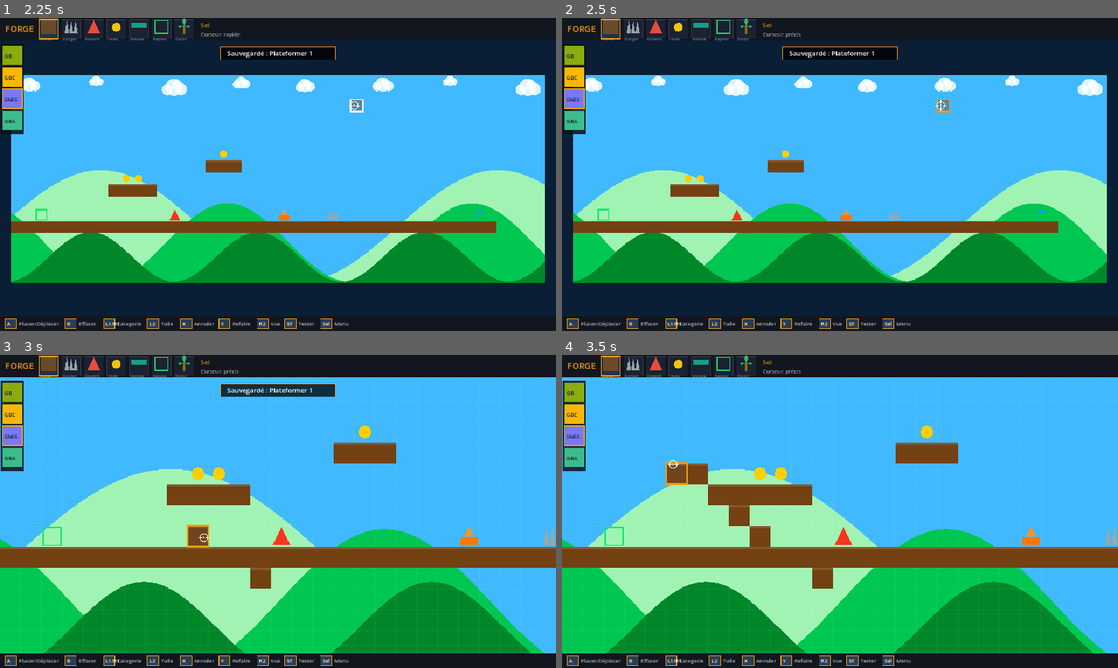
Above: before the commit, frames 1-4 (two rows, left to right).
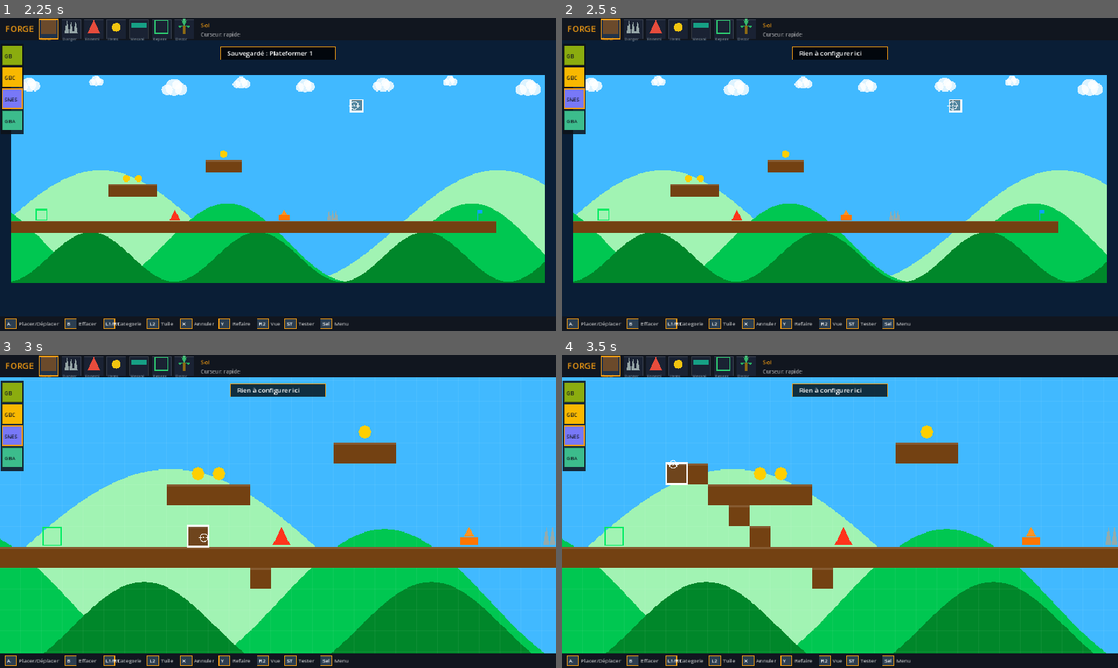
Above: after the commit, the same moments.

Repository: kilian-quittard/gaming-console-os
Game: Godot game, scene res://scenes/game/Forge.tscn
The game is run twice, just before and just after one commit, with the same random seed, the same clock (stepped at 60 frames per second) and the same inputs.
Inputs (mouse positions are in pixels of both pictures, inside the frame that each line leads up to):
- Up to frame 1 (2.25 s): tap Enter at 0.5, 2 s; move the mouse to (400, 158) at 0.52 s; hold Right 0.53-1.25 s; hold C 0.53-1.25 s; click (400, 158) at 0.67 s; tap Space at 0.77, 1.25 s; drag from (166, 190) to (250, 237) at 1.27 s; move the mouse to (333, 105) at 2.02 s; hold Right from 2.03 s (still down); hold Shift from 2.03 s (still down)
- Up to frame 2 (2.5 s): keep holding Right; keep holding Shift; tap C at 2.3 s
- Up to frame 3 (3 s): release Right at 2.75 s; release Shift at 2.75 s; drag from (250, 574) to (111, 464) at 2.77 s
- Up to frame 4 (3.5 s): no input

Frame 1 is identical in both runs. In frame 2, 0.5% of the frame differs, in the area x 39-72%, y 4-31%; in frame 3, 0.4%; in frame 4, 0.8%, in the area x 18-59%, y 4-42%.

Commit message:
feat(forge): right-side object inspector replaces menu config entry
Configurable objects (warps, keys/doors/switches/gates/plates, moving
platforms) now show a docked right-panel inspector as soon as the cursor
hovers them: tile preview + name + cell, every field with its current
value (colour swatches rendered as dots). C / L3 focuses the panel
(↑↓ field, ◄► adjust, B done). 'Configurer objet…' removed from the menu
— visual-first, menu shrinks.

Co-Authored-By: Claude Opus 4.8 <noreply@anthropic.com>

Diff:
--- a/forge/scripts/common/forge/ForgeApp.gd
+++ b/forge/scripts/common/forge/ForgeApp.gd
@@ -423,6 +423,7 @@
 	elif _press(e, [KEY_BRACKETRIGHT, KEY_E], [JOY_BUTTON_RIGHT_SHOULDER]): _cycle(1)
 	elif _press(e, [KEY_TAB], [JOY_BUTTON_START]): _start_play(false)
 	elif _press(e, [KEY_T], [JOY_BUTTON_RIGHT_STICK]): _start_play(true)
+	elif _press(e, [KEY_C], [JOY_BUTTON_LEFT_STICK]): _open_config()
 	elif _press(e, [KEY_C], [JOY_BUTTON_LEFT_STICK]): _toggle_cursor_mode()
 	elif e is InputEventKey and e.pressed and not e.echo and e.keycode >= KEY_1 and e.keycode <= KEY_7:
 		cat = mini(e.keycode - KEY_1, _cats().size() - 1); queue_redraw()
@@ -838,7 +839,6 @@
 		{"label": "Sauvegarder", "act": _save_current},
 		{"label": "Copier zone", "act": _start_selection},
 		{"label": "Coller ici", "act": _paste_clip},
-		{"label": "Configurer objet…", "act": _open_config, "modal": true},
 		{"label": "Vider niveau", "act": func() -> void:
 			_push_undo(); grid.clear(); cell_cfg.clear(); _set_toast("Niveau vidé")},
 		{"label": "Customiser le fond…", "act": bg_ed.open, "modal": true},
@@ -923,8 +923,9 @@
 	cfg_cell = cursor; cfg_idx = 0; cfg_open = true; queue_redraw()
 
 
-func _cfg_get(fld: Dictionary):
-	var d: Dictionary = cell_cfg.get(cfg_cell, {})
+func _cfg_get(fld: Dictionary, cell: Vector2i = Vector2i(-999, -999)):
+	if cell == Vector2i(-999, -999): cell = cfg_cell
+	var d: Dictionary = cell_cfg.get(cell, {})
 	return d.get(fld["key"], fld["def"])
 
 
@@ -1753,10 +1754,11 @@
 	if mode == "edit" and not menu_open and not radial_open and not bg_edit and aim.x >= 0.0:
 		_draw_reticle()
 	if room_edit: room_ed.draw(vp)
+	if mode == "edit" and not menu_open and not radial_open and not bg_edit and not room_edit:
+		_draw_inspector(vp)
 	if bg_edit: bg_ed.draw(vp)
 	if radial_open: _draw_radial(vp)
 	if menu_open: _draw_menu(vp)
-	if cfg_open: _draw_config(vp)
 	if ai_open: _draw_ai_panel(vp)
 	if toast_t > 0.0: _draw_toast(vp)
 	if mode == "play" and tmpl.won: _draw_banner(vp)
@@ -1787,26 +1789,39 @@
 	draw_rect(Rect2(cp, Vector2(CELL, CELL) * view_scale), cc, false, 3.0)
 
 
-func _draw_config(vp: Vector2) -> void:
+# INSPECTEUR (panneau droit) : s'affiche dès que l'objet sous le curseur est
+# configurable ; C / L3 prend le focus (▲▼ champ, ◄► régler, B valider).
+func _draw_inspector(vp: Vector2) -> void:
+	var cell := cfg_cell if cfg_open else cursor
+	var t: int = int(grid.get(cell, -1))
+	var fields := cfg_fields if cfg_open else _cfg_fields_for(t)
+	if fields.is_empty() or t < 0: return
 	var f := ThemeDB.fallback_font
-	var pw := 360.0
-	var ph := 60.0 + cfg_fields.size() * 34.0
-	var o := Vector2(vp.x * 0.5 - pw * 0.5, vp.y * 0.5 - ph * 0.5)
-	draw_rect(Rect2(Vector2.ZERO, vp), Color(0, 0, 0, 0.5))
-	draw_rect(Rect2(o, Vector2(pw, ph)), Color("0d1117"))
-	draw_rect(Rect2(o, Vector2(pw, ph)), Color("f39c12"), false, 2.0)
-	_text(f, o + Vector2(16, 28), "Config : %s" % tmpl.tile_name(int(grid.get(cfg_cell, 0))), Color("f39c12"), 16)
-	for i in cfg_fields.size():
-		var fld: Dictionary = cfg_fields[i]
-		var y := o.y + 52.0 + i * 34.0
-		var sel := (i == cfg_idx)
+	var pw := 232.0
+	var ph := 74.0 + fields.size() * 32.0
+	var o := Vector2(vp.x - pw - 10.0, TOPBAR + 12.0)
+	var acc := UI_ACCENT if cfg_open else Color(1, 1, 1, 0.35)
+	draw_rect(Rect2(o, Vector2(pw, ph)), Color(13.0 / 255, 17.0 / 255, 23.0 / 255, 0.92))
+	draw_rect(Rect2(o, Vector2(pw, ph)), acc, false, 2.0 if cfg_open else 1.0)
+	# en-tête : aperçu de la tuile + nom
+	tmpl.draw_tile(self, o + Vector2(10, 8), t, 0.55)
+	_text(f, o + Vector2(44, 20), tmpl.tile_name(t), Color.WHITE, 14)
+	_text(f, o + Vector2(44, 36), "case %d,%d" % [cell.x, cell.y], Color(1, 1, 1, 0.4), 10)
+	for i in fields.size():
+		var fld: Dictionary = fields[i]
+		var y := o.y + 60.0 + i * 32.0
+		var sel := cfg_open and i == cfg_idx
 		if sel:
-			draw_rect(Rect2(Vector2(o.x + 6, y - 18), Vector2(pw - 12, 28)), Color(1, 1, 1, 0.08))
-		_text(f, Vector2(o.x + 18, y + 3), str(fld["label"]), Color(1, 1, 1, 0.8), 14)
-		var val := str(_cfg_get(fld))
-		var vcol := Color("f39c12") if sel else Color(1, 1, 1, 0.9)
-		_text(f, Vector2(o.x + pw - 150, y + 3), "◄ %s ►" % val, vcol, 14)
-	_text(f, o + Vector2(16, ph - 10), "◄ ► régler   ▲▼ champ   B fermer", Color(1, 1, 1, 0.4), 11)
+			draw_rect(Rect2(Vector2(o.x + 5, y - 14), Vector2(pw - 10, 26)), Color(1, 1, 1, 0.08))
+		_text(f, Vector2(o.x + 12, y + 5), str(fld["label"]), Color(1, 1, 1, 0.75), 12)
+		var val := str(_cfg_get(fld, cell))
+		# pastille pour les couleurs (visuel direct)
+		if str(fld["key"]) == "color" and tmpl.KEY_COLORS.has(val):
+			draw_circle(Vector2(o.x + pw - 60, y), 6.0, tmpl.KEY_COLORS[val])
+		var vcol := UI_ACCENT if sel else Color(1, 1, 1, 0.9)
+		_text(f, Vector2(o.x + pw - 48 - val.length() * 3.0, y + 5), ("◄%s►" % val) if sel else val, vcol, 12)
+	var hint := "◄► régler  ▲▼ champ  B OK" if cfg_open else "C / L3 : modifier"
+	_text(f, Vector2(o.x + 12, o.y + ph - 10), hint, Color(1, 1, 1, 0.4), 10)
 
 
 func _draw_reticle() -> void:
